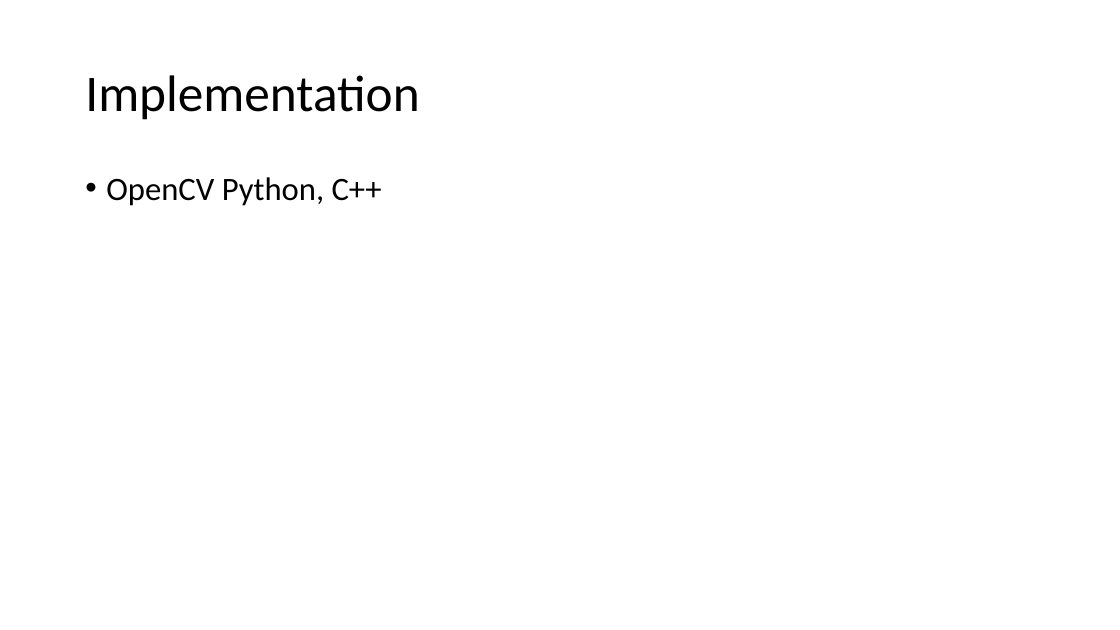
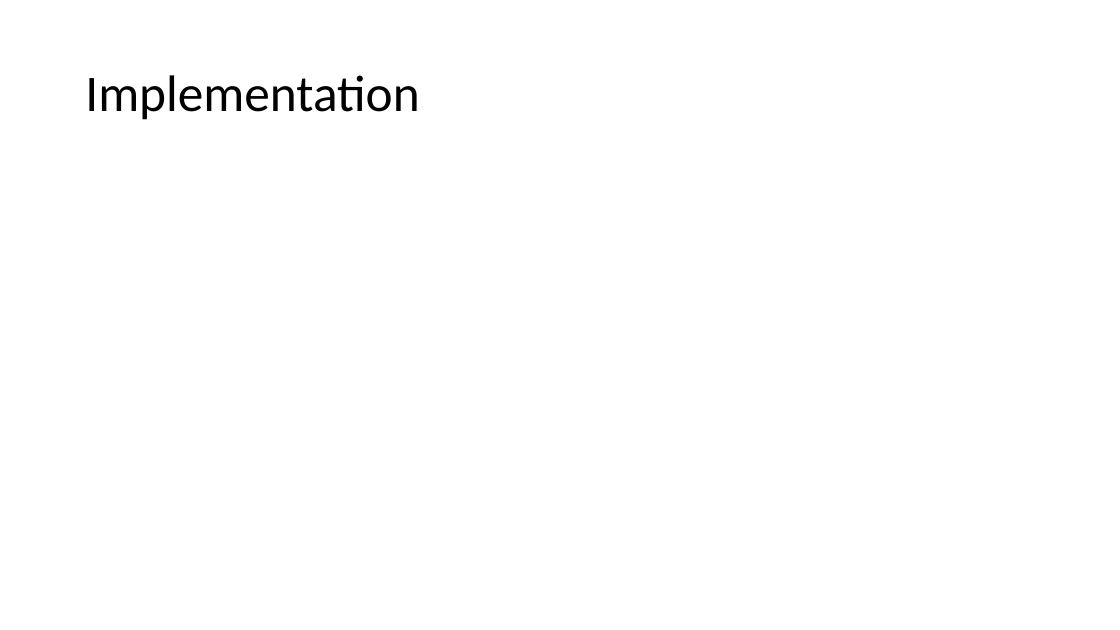
Before and after one commit to Flymindo/EC504_FinalProject, a slide deck: slide 6 of Presentation.pptx (slide 4 before the commit). Drawn at 1120x630 pixels with LibreOffice and Linux fonts; fonts in the diff are those of the drawing. Boxes give left, top, right and bottom in pixels: in the first picture for what was removed or moved away, otherwise in the second. Text is boxed around its words. In the diff, an @@ line names an element or a change of style, - is before the commit and + after.

```diff
--- a/Presentation.pptx
+++ b/Presentation.pptx
@@ text removed at box(106, 177, 382, 206) @@
-• OpenCV Python, C++
```
Also in this commit, not shown: 2 slides added.
